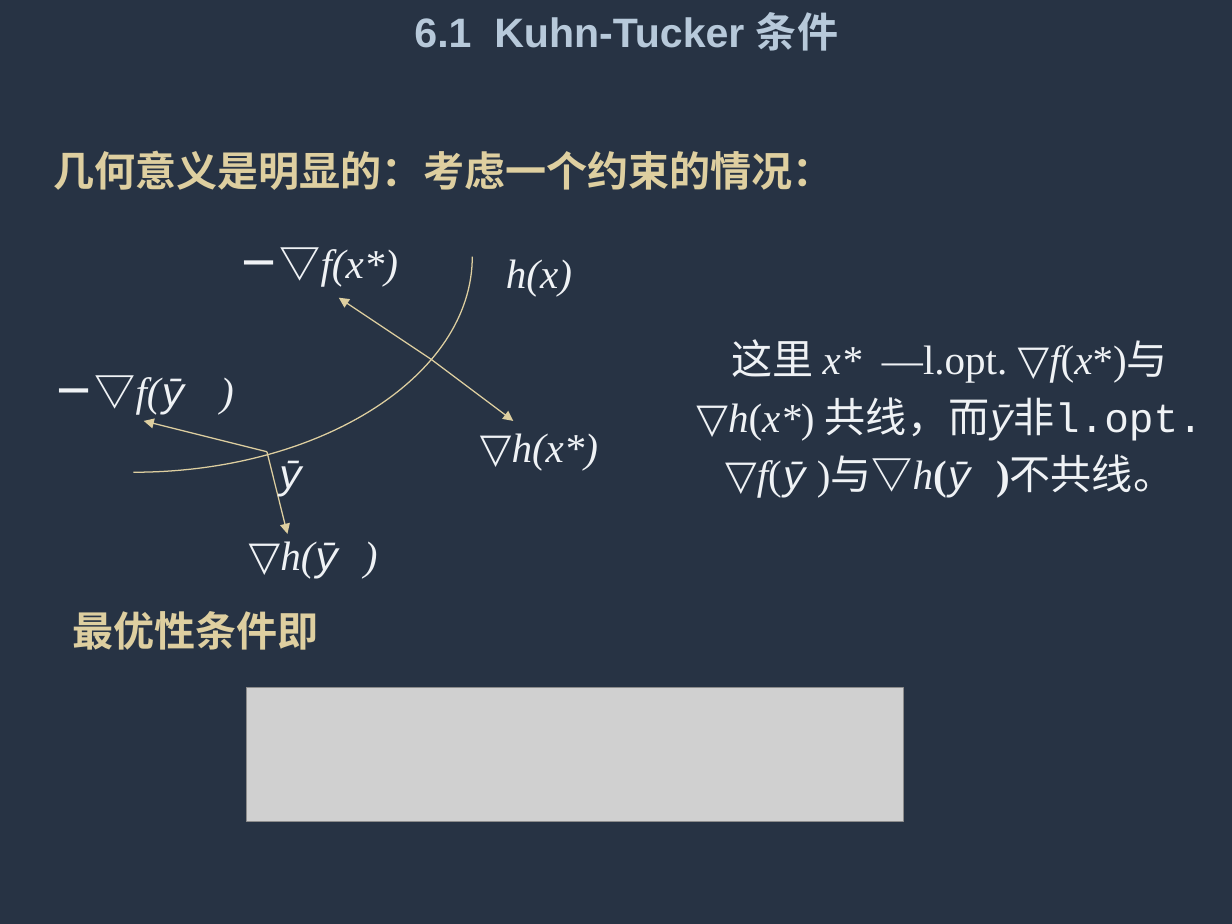
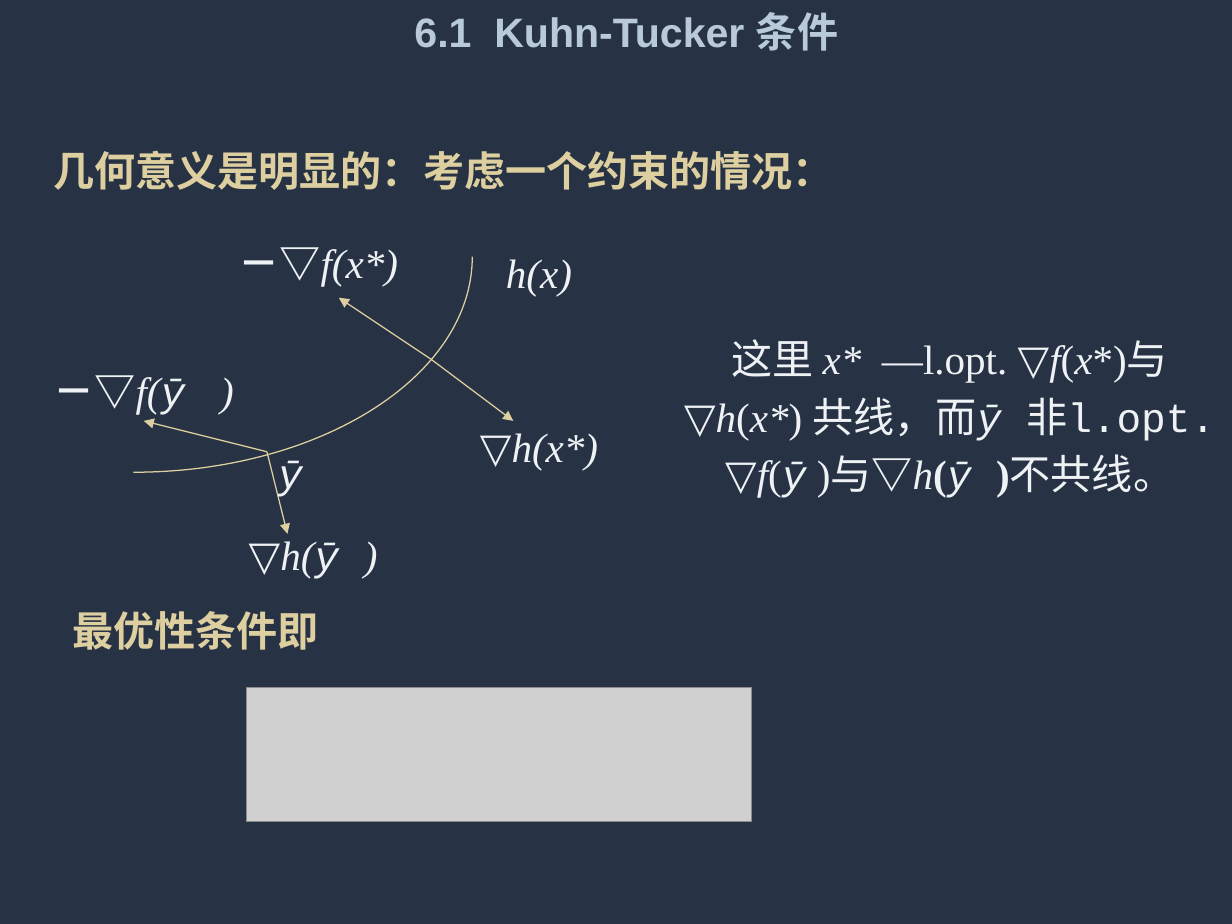
Before and after one commit to tcy1998/optimization-course, a slide deck: slide 4 of public/chapter-06.pptx. Drawn at 1232x924 pixels with LibreOffice and Linux fonts; fonts in the diff are those of the drawing; grey boxes stand for pictures. Boxes give left, top, right and bottom in pixels: in the first picture for what was removed or moved away, otherwise in the second. Text is boxed around its words. In the diff, an @@ line names an element or a change of style, - is before the commit and + after.

```diff
--- a/public/chapter-06.pptx
+++ b/public/chapter-06.pptx
@@ text at box(684, 397, 1215, 441): spaces changed @@
-▽h(x*) 共线，而ӯ非l.opt.
+▽h(x*) 共线，而ӯ 非l.opt.
@@ picture: place and size @@
-picture at box(246, 687, 903, 821)
+picture at box(246, 687, 752, 821)
```
Also in this commit, not shown: 35 other slides changed, 7 other files.
